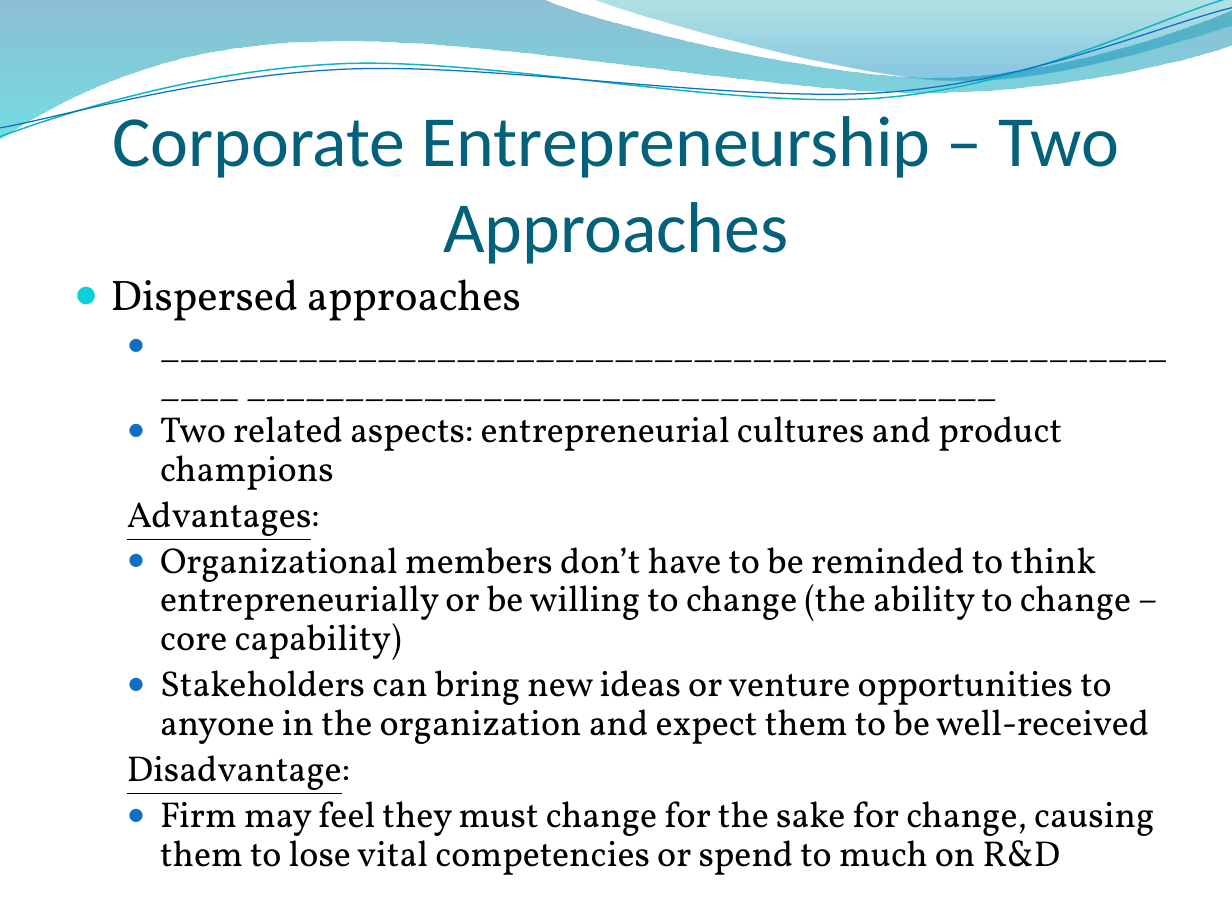
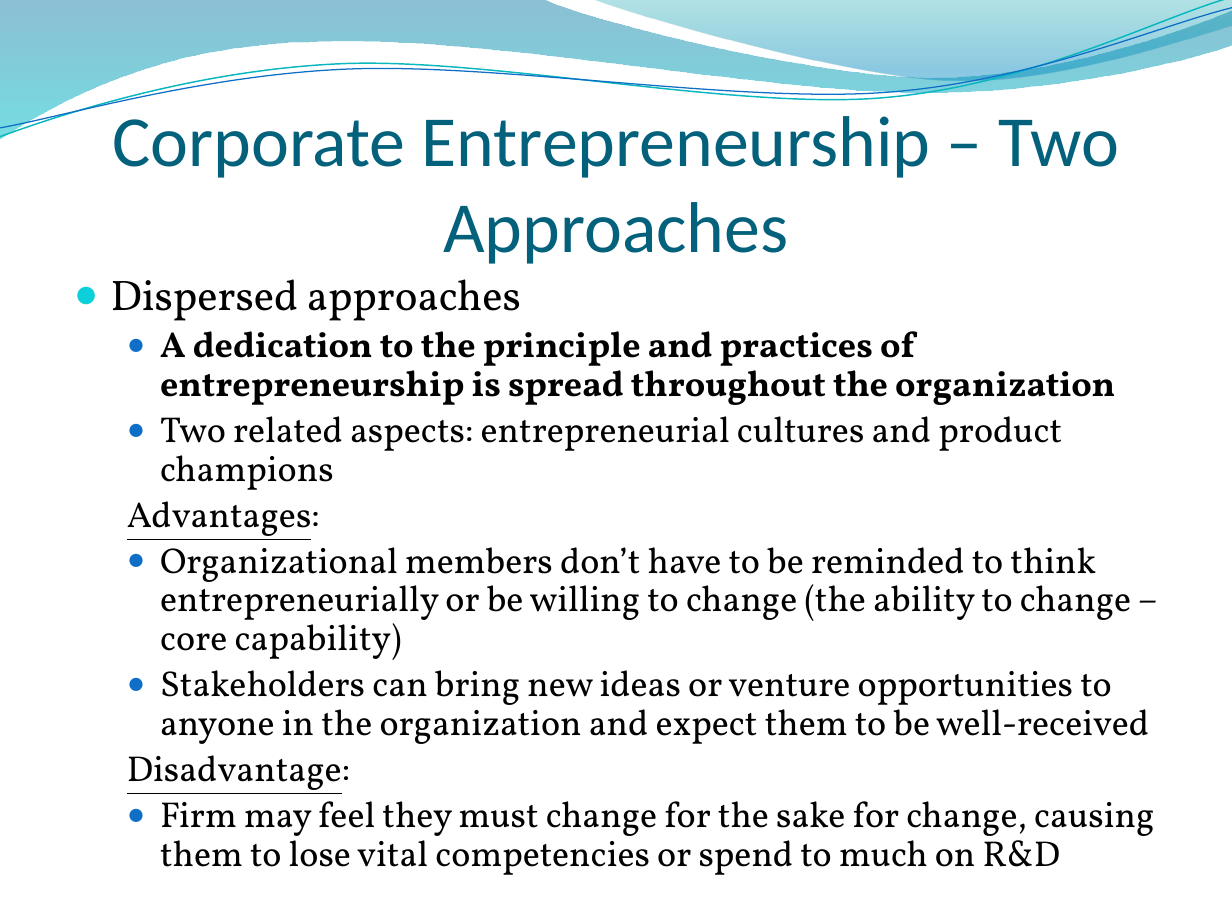
Before and after one commit to urbo425/School-Stuff, a slide deck: slide 62 of fall2015/bus4750/powerpoints/finalExam.pptx. Drawn at 1232x924 pixels with LibreOffice and Linux fonts; fonts in the diff are those of the drawing; background and template pictures are left out. Boxes give left, top, right and bottom in pixels: in the first picture for what was removed or moved away, otherwise in the second. Text is boxed around its words. In the diff, an @@ line names an element or a change of style, - is before the commit and + after.

```diff
--- a/fall2015/bus4750/powerpoints/finalExam.pptx
+++ b/fall2015/bus4750/powerpoints/finalExam.pptx
@@ text at box(160, 331, 1115, 405): text changed; bold on @@
-  ● _______________________________________________________ ______________________________________
+  ● A dedication to the principle and practices of entrepreneurship is spread throughout the organization
```
Also in this commit, not shown: 9 other slides changed.
